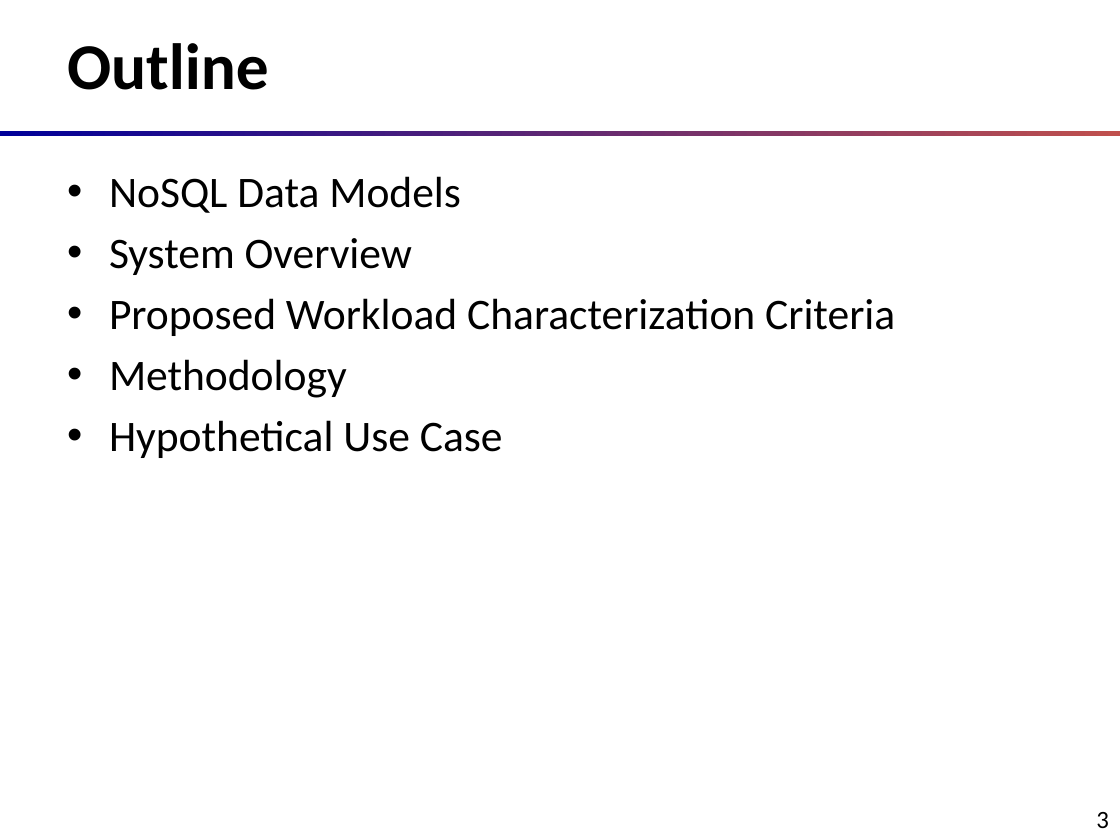
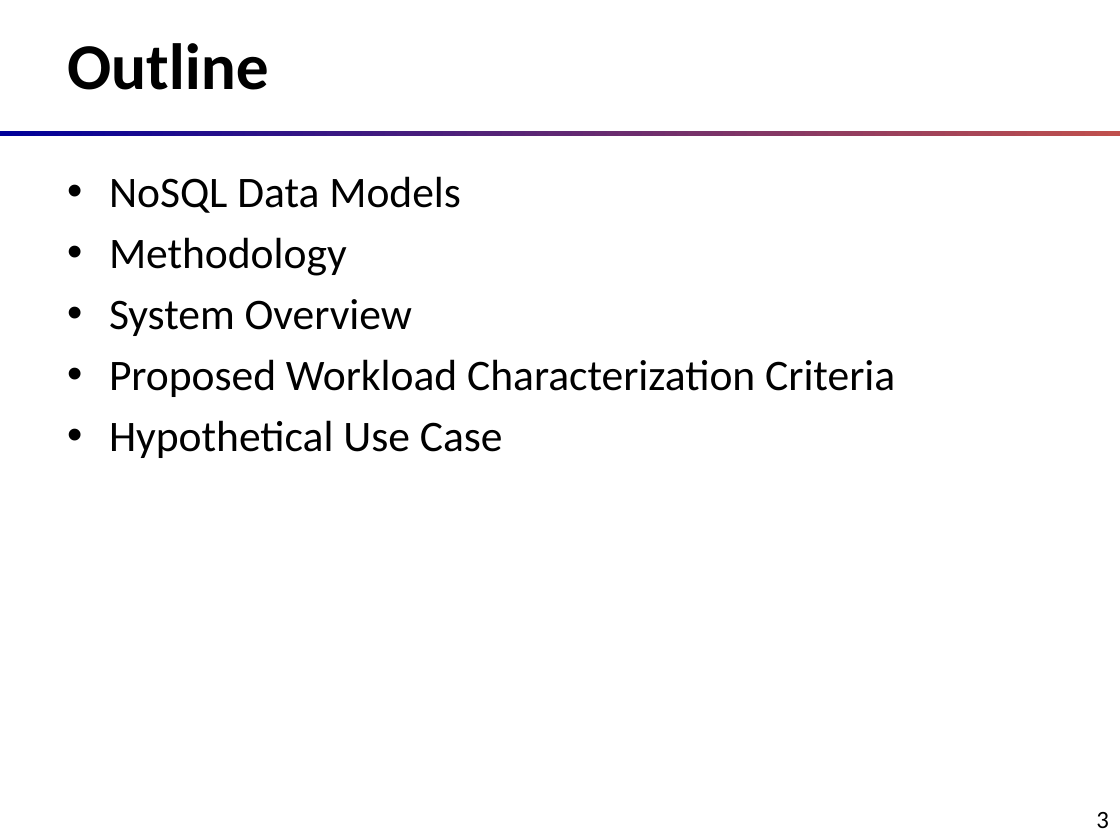
Before and after one commit to 0xBEAKER/0xBEAKER.github.io, a slide deck: slide 3 of files/IKE.pptx. Drawn at 1120x840 pixels with LibreOffice and Linux fonts; fonts in the diff are those of the drawing; background and template pictures are left out. Boxes give left, top, right and bottom in pixels: in the first picture for what was removed or moved away, otherwise in the second. Text is boxed around its words. In the diff, an @@ line names an element or a change of style, - is before the commit and + after.

```diff
--- a/files/IKE.pptx
+++ b/files/IKE.pptx
@@ text at (109, 237, 347, 276): paragraph added @@
+• Methodology
@@ text at (109, 359, 347, 398): paragraph removed @@
-• Methodology
```
